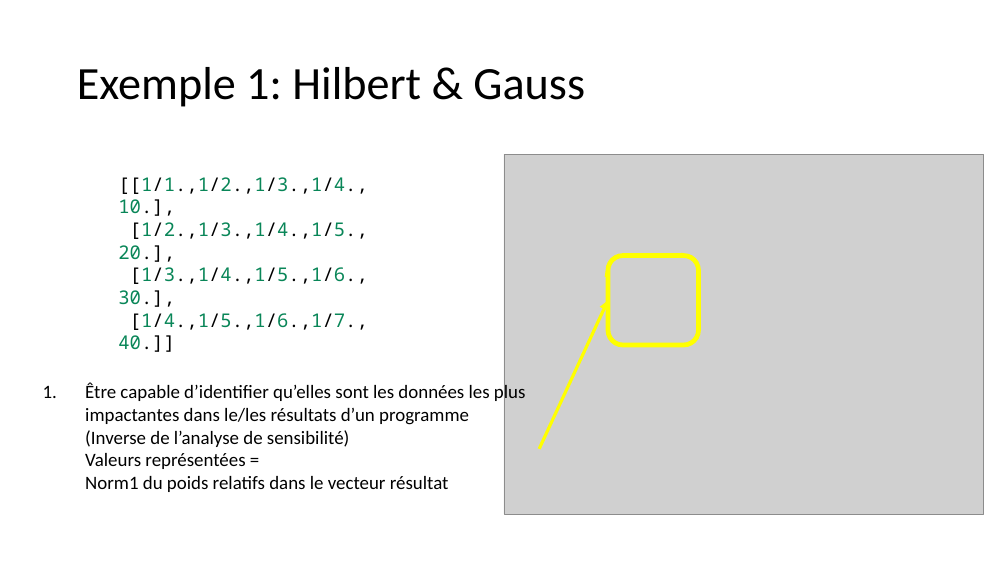
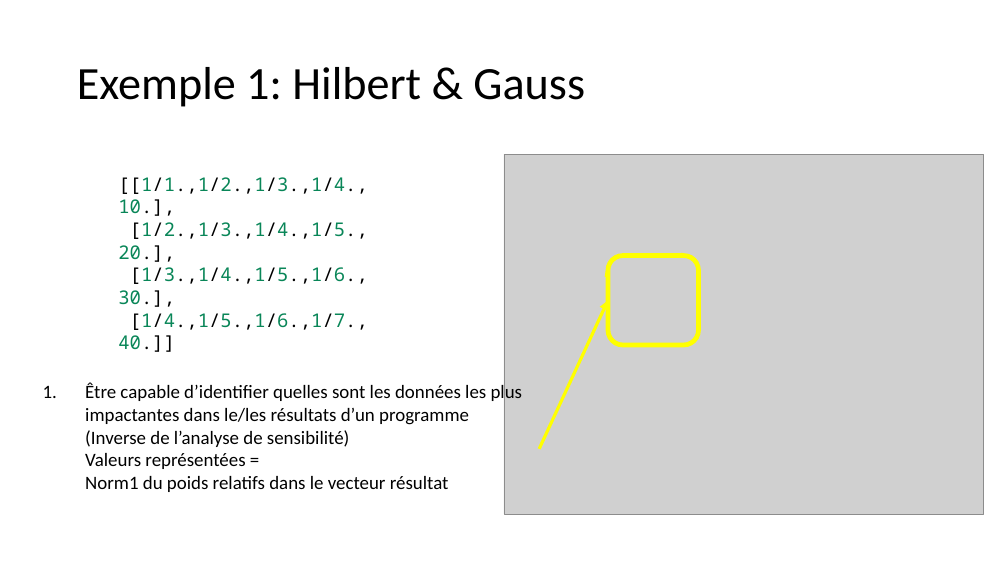
Before and after one commit to ddavid42/chromatic, a slide deck: slide 13 of Presentation/Représentation et analyse chromatique de l’influence des valeurs.odp. Drawn at 1008x567 pixels with LibreOffice and Linux fonts; fonts in the diff are those of the drawing; grey boxes stand for pictures. Boxes give left, top, right and bottom in pixels: in the first picture for what was removed or moved away, otherwise in the second. Text is boxed around its words. In the diff, an @@ line names an element or a change of style, - is before the commit and + after.

Commit message:
correct some typos in the presentation

```diff
--- a/Presentation/Représentation et analyse chromatique de l’influence des valeurs.odp
+++ b/Presentation/Représentation et analyse chromatique de l’influence des valeurs.odp
@@ text at box(85, 383, 523, 492): text changed @@
-1. Être capable d’identifier qu’elles sont les données les plus impactantes dans le/les résultats d’un programme
-   (Inverse de l’analyse de sensibilité)
-   Valeurs représentées =
-   Norm1 du poids relatifs dans le vecteur résultat
+1. Être capable d’identifier quelles sont les données les plus impactantes dans le/les résultats d’un programme
+   (Inverse de l’analyse de sensibilité)
+   Valeurs représentées =
+   Norm1 du poids relatifs dans le vecteur résultat
```
Also in this commit, not shown: 7 other slides changed.
